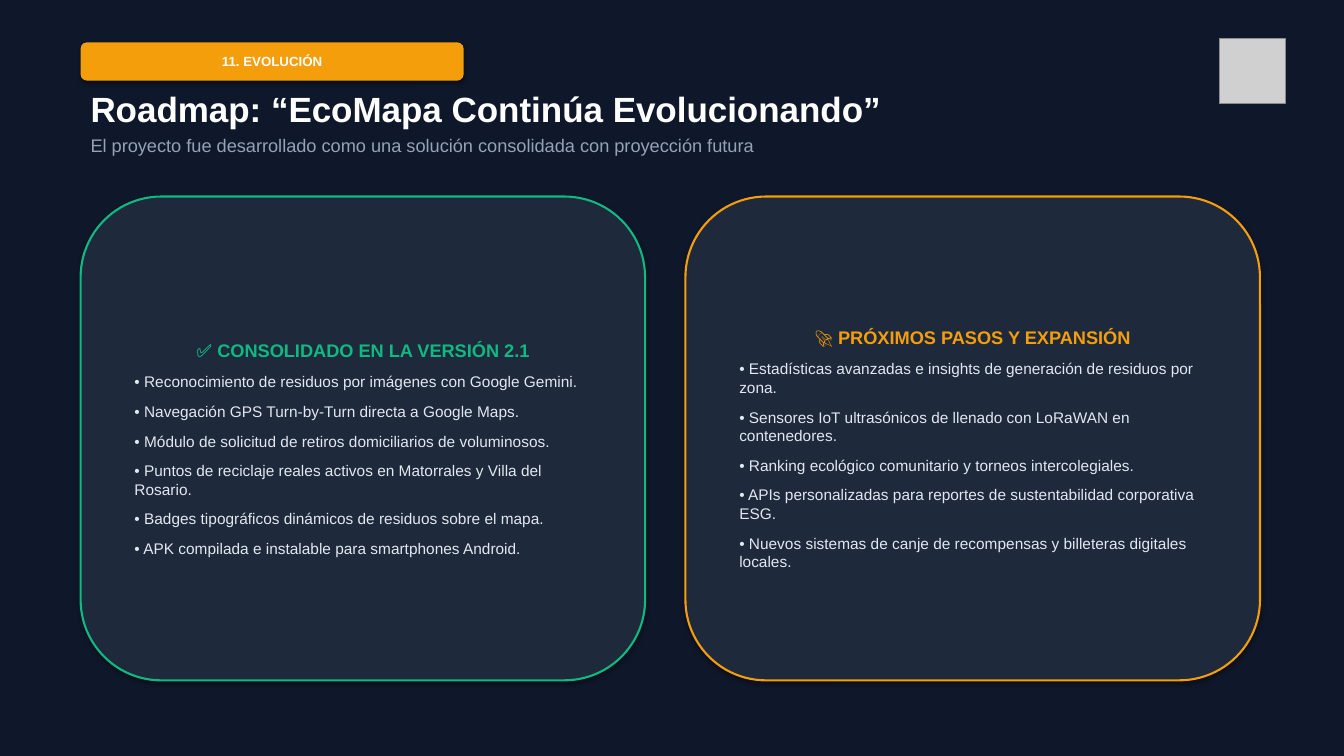
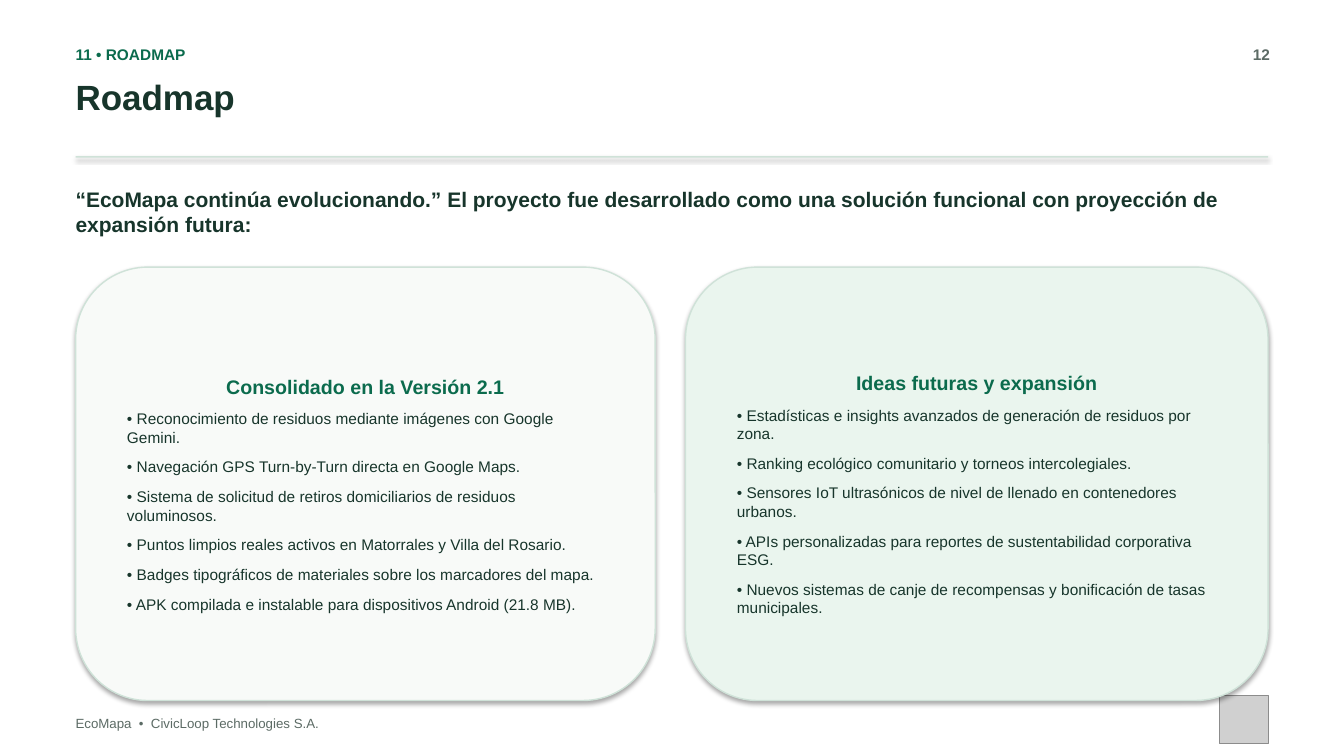
Before and after one commit to RomeroGerardo/EcoMapaLandinPage, a slide deck: slide 12 of Presentación - EcoMapa.pptx. Drawn at 1344x756 pixels with LibreOffice and Linux fonts; fonts in the diff are those of the drawing; grey boxes stand for pictures. Boxes give left, top, right and bottom in pixels: in the first picture for what was removed or moved away, otherwise in the second. Text is boxed around its words. In the diff, an @@ line names an element or a change of style, - is before the commit and + after.

Commit message:
docs: presentacion EcoMapa V2.1 con estetica limpia original (sin capturas ni diagramas) y branding CivicLoop Technologies SA

```diff
--- a/Presentación - EcoMapa.pptx
+++ b/Presentación - EcoMapa.pptx
@@ rectangle at [0, 0, 1344, 756]: fill #0F172A to #FFFFFF @@
@@ text at [76, 49, 186, 60]: text changed; size 9.5 to 11 pt; text colour #FFFFFF to #0B6B4D @@
-11. EVOLUCIÓN
+11 • ROADMAP
@@ text "11 • ROADMAP": place and size @@
-text "11 • ROADMAP" at [81, 42, 464, 81]
+text "11 • ROADMAP" at [76, 49, 186, 60]
@@ text "11 • ROADMAP" at [76, 49, 186, 60]: vertical alignment middle to top; fill #F59E0B to none; shadow off @@
@@ text added at [1253, 49, 1270, 60], 11 pt, text #5C6B65, bold @@
+12
@@ text added at [76, 84, 235, 117], 25 pt, text #17352B, bold @@
+Roadmap
@@ rectangle added at [76, 156, 1268, 157], fill #CFE2D8 @@
@@ text at [76, 191, 1217, 237]: text changed; size 13 to 15 pt; text colour #94A3B8 to #17352B; bold on @@
-Roadmap: “EcoMapa Continúa Evolucionando”
-El proyecto fue desarrollado como una solución consolidada con proyección futura
+“EcoMapa continúa evolucionando.” El proyecto fue desarrollado como una solución funcional con proyección de expansión futura:
@@ rounded rectangle "Consolidado en la Versión 2.1": place and size @@
-rounded rectangle "Consolidado en la Versión 2.1" at [81, 197, 645, 681]
+rounded rectangle "Consolidado en la Versión 2.1" at [76, 267, 655, 701]
@@ rounded rectangle "Consolidado en la Versión 2.1" at [76, 267, 655, 701]: fill #1E293B to #F8FAF8; outline #10B981 1.5 pt to #CFE2D8 1 pt @@
@@ rounded rectangle "Ideas futuras y expansión": place and size @@
-rounded rectangle "Ideas futuras y expansión" at [686, 197, 1260, 681]
+rounded rectangle "Ideas futuras y expansión" at [686, 267, 1268, 701]
@@ rounded rectangle "Ideas futuras y expansión" at [686, 267, 1268, 701]: fill #1E293B to #EAF5EE; outline #F59E0B 1.5 pt to #CFE2D8 1 pt @@
@@ text in rounded rectangle at [127, 379, 594, 613]: text changed; text colour #E2E8F0 to #17352B @@
-✅ CONSOLIDADO EN LA VERSIÓN 2.1
-• Reconocimiento de residuos por imágenes con Google Gemini.
-• Navegación GPS Turn-by-Turn directa a Google Maps.
-• Módulo de solicitud de retiros domiciliarios de voluminosos.
-• Puntos de reciclaje reales activos en Matorrales y Villa del Rosario.
-• Badges tipográficos dinámicos de residuos sobre el mapa.
-• APK compilada e instalable para smartphones Android.
+Consolidado en la Versión 2.1
+• Reconocimiento de residuos mediante imágenes con Google Gemini.
+• Navegación GPS Turn-by-Turn directa en Google Maps.
+• Sistema de solicitud de retiros domiciliarios de residuos voluminosos.
+• Puntos limpios reales activos en Matorrales y Villa del Rosario.
+• Badges tipográficos de materiales sobre los marcadores del mapa.
+• APK compilada e instalable para dispositivos Android (21.8 MB).
@@ text in rounded rectangle at [737, 375, 1190, 439]: text changed; text colour #E2E8F0 to #17352B @@
-🚀 PRÓXIMOS PASOS Y EXPANSIÓN
-• Estadísticas avanzadas e insights de generación de residuos por zona.
-• Sensores IoT ultrasónicos de llenado con LoRaWAN en contenedores.
+Ideas futuras y expansión
+• Estadísticas e insights avanzados de generación de residuos por zona.
@@ text in rounded rectangle at [737, 457, 1191, 565]: text colour #E2E8F0 to #17352B in "• Ranking ecológico comunitario y torneos intercolegiales.", "• APIs personalizadas para reportes de sustentabilidad ..." @@
@@ text in rounded rectangle at [737, 486, 1176, 517]: paragraph added @@
+• Sensores IoT ultrasónicos de nivel de llenado en contenedores urbanos.
@@ text in rounded rectangle at [737, 583, 1205, 616]: text changed; text colour #E2E8F0 to #17352B @@
-• Nuevos sistemas de canje de recompensas y billeteras digitales locales.
+• Nuevos sistemas de canje de recompensas y bonificación de tasas municipales.
@@ text added at [76, 718, 319, 731], 9.5 pt, text #5C6B65 @@
+EcoMapa • CivicLoop Technologies S.A.
@@ picture: place and size @@
-picture at [1220, 38, 1286, 104]
+picture at [1220, 696, 1268, 744]
```
Also in this commit, not shown: 9 other slides changed, 3 slides added, 3 slides removed, 1 other file.
